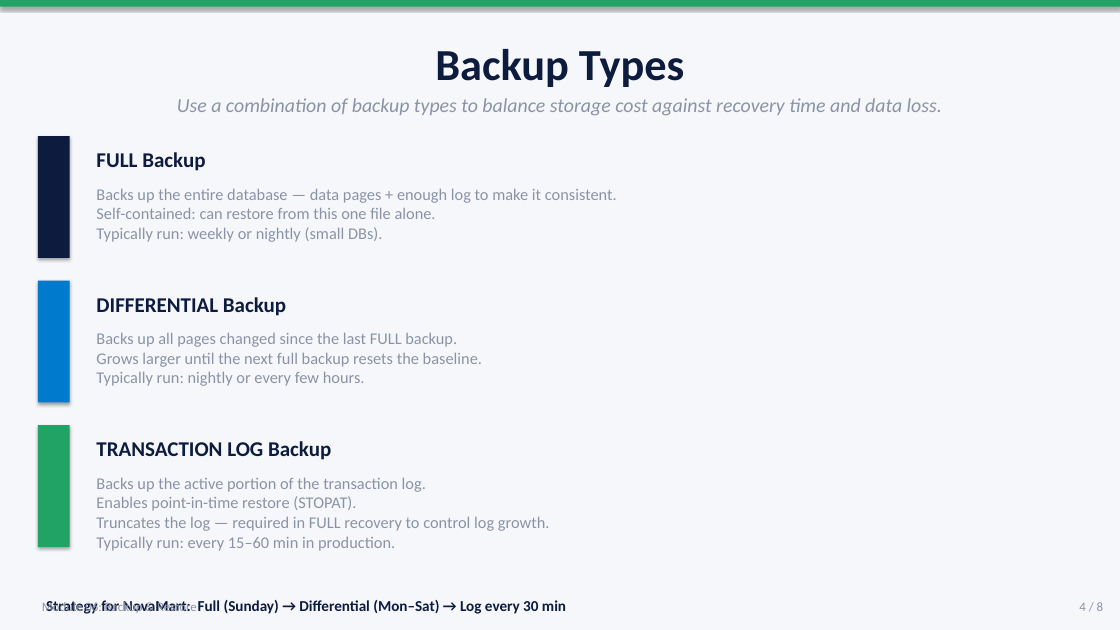
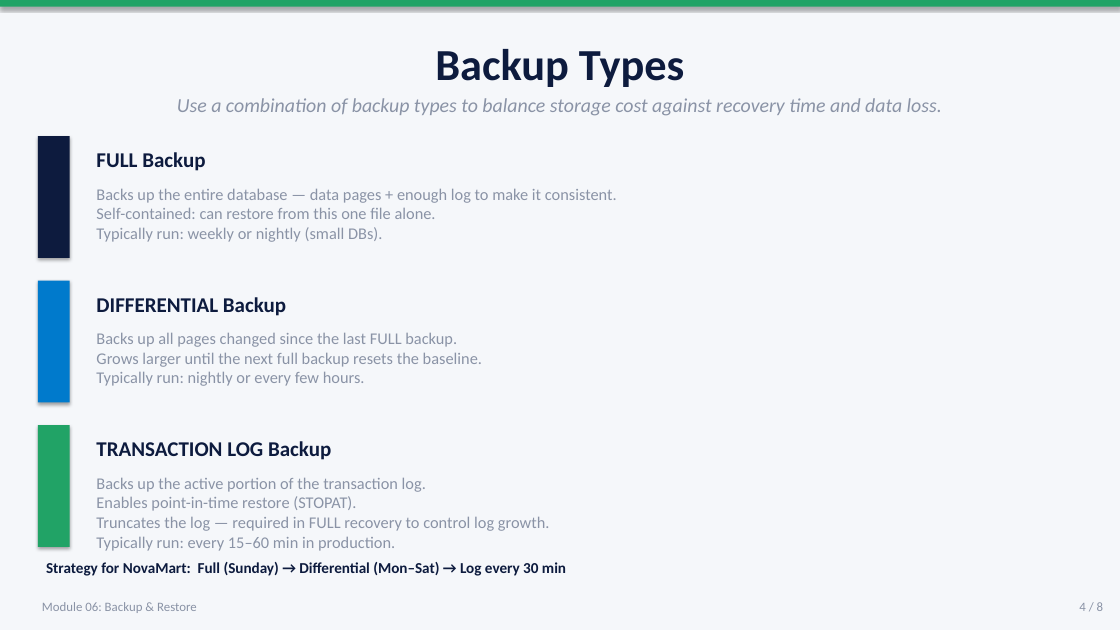
Before and after one commit to albertje8118/Training-SQL-Server-Administrator, a slide deck: slide 4 of contents/Module-06-Backup-and-Restore.pptx. Drawn at 1120x630 pixels with LibreOffice and Linux fonts; fonts in the diff are those of the drawing. Boxes give left, top, right and bottom in pixels: in the first picture for what was removed or moved away, otherwise in the second. Text is boxed around its words. In the diff, an @@ line names an element or a change of style, - is before the commit and + after.

```diff
--- a/contents/Module-06-Backup-and-Restore.pptx
+++ b/contents/Module-06-Backup-and-Restore.pptx
@@ text "Strategy for NovaMart: Full (Sunday) ...": place and size @@
-text "Strategy for NovaMart: Full (Sunday) ..." at <box>46,600,566,614</box>
+text "Strategy for NovaMart: Full (Sunday) ..." at <box>46,562,566,576</box>
```
Also in this commit, not shown: 2 other slides changed, 1 other file.
